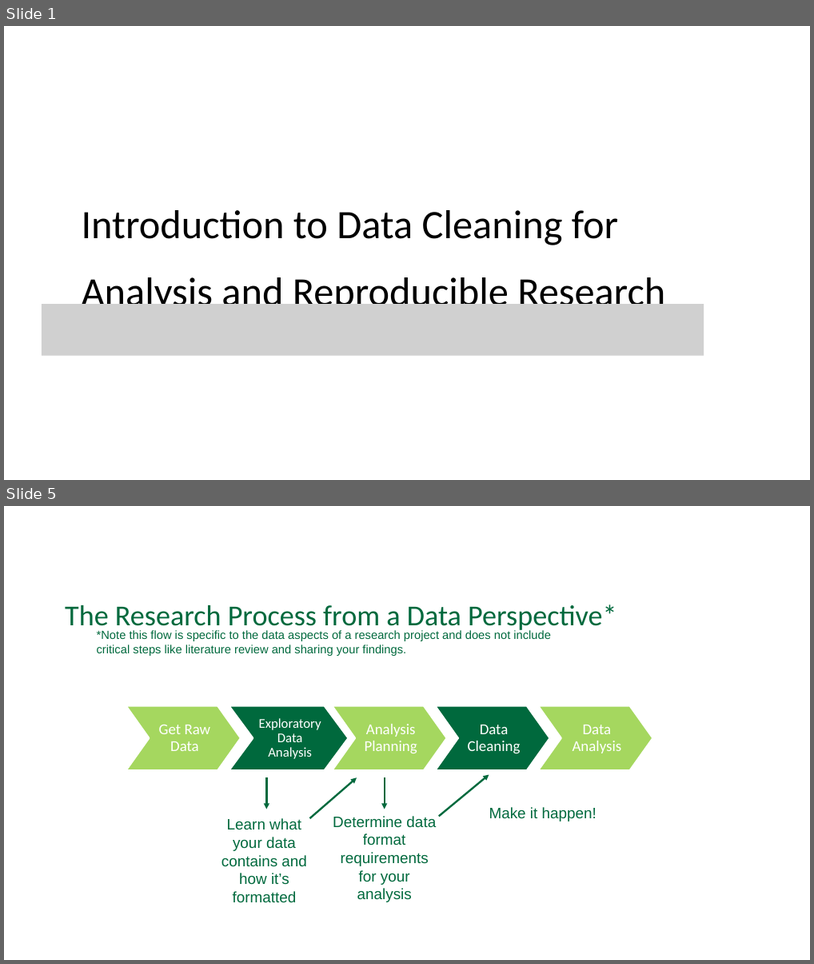
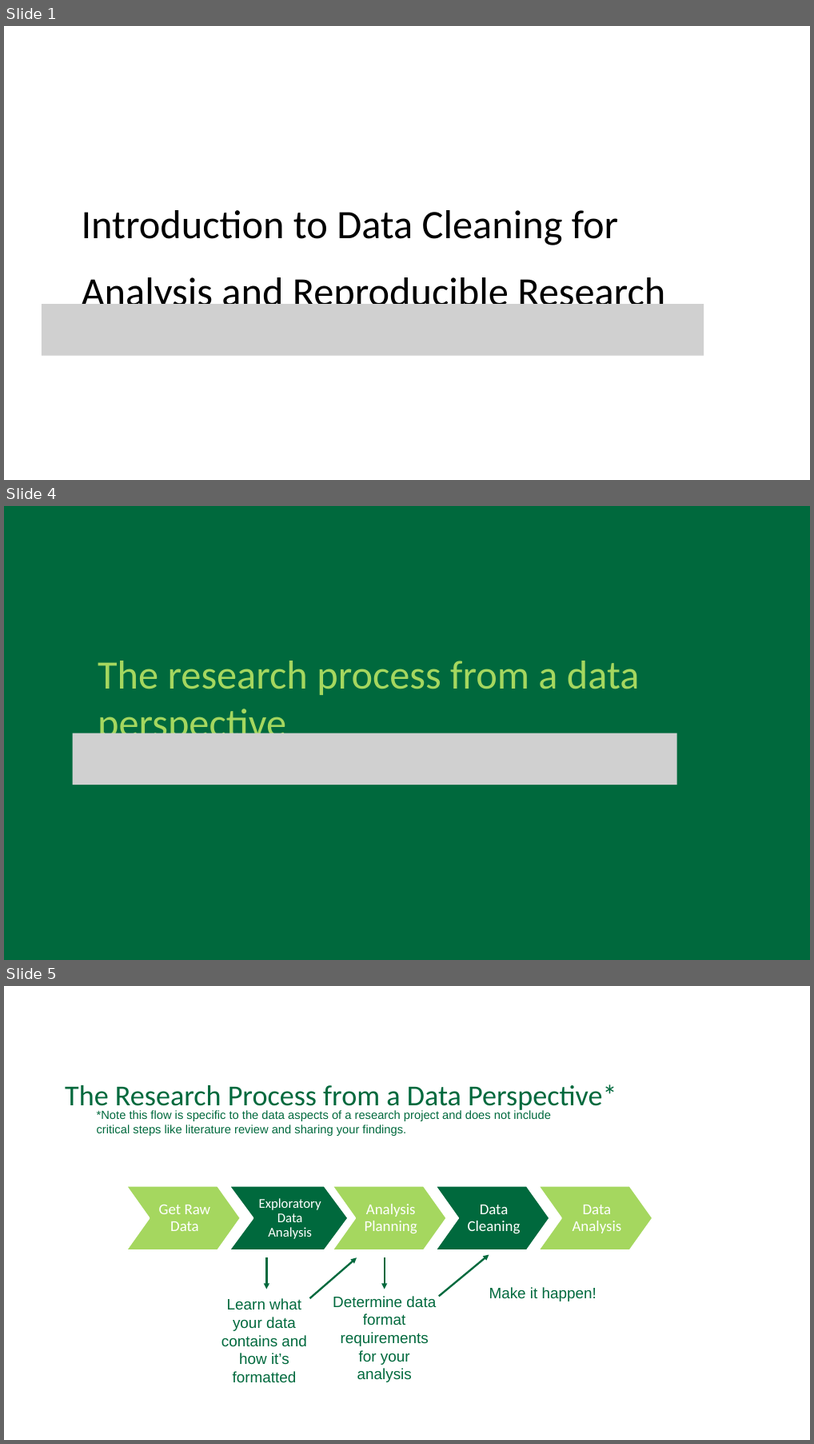
Before and after one commit to Dartmouth-Libraries/r_research-fundamentals_ws, a slide deck: slides/03a_Data-Cleaning.pptx. Shown one above the other, each under a label of ours: slides 1 and 5 before the commit, slides 1, 4 and 5 after it; the slides between them are not shown. The pictures are 814x964 and 814x1444 pixels, drawn with LibreOffice and Linux fonts; fonts in the diff are those of the drawing; grey boxes stand for pictures; background and template pictures are left out. Boxes give left, top, right and bottom in pixels: in the first picture for what was removed or moved away, otherwise in the second. Text is boxed around its words. In the diff, an @@ line names an element or a change of style, - is before the commit and + after.

Commit message:
3a data cleaning slide updates

```diff
--- a/slides/03a_Data-Cleaning.pptx
+++ b/slides/03a_Data-Cleaning.pptx
@@ slide 4 added at [4, 506, 810, 960], background #00693D @@
@@ text added at [98, 660, 640, 746], 48 pt, text #A5D75F @@
+The research process from a data perspective
@@ picture added at [72, 733, 678, 784] @@
```
Also in this commit, not shown: 3 slides changed, 3 other slides added, 2 slides removed.
